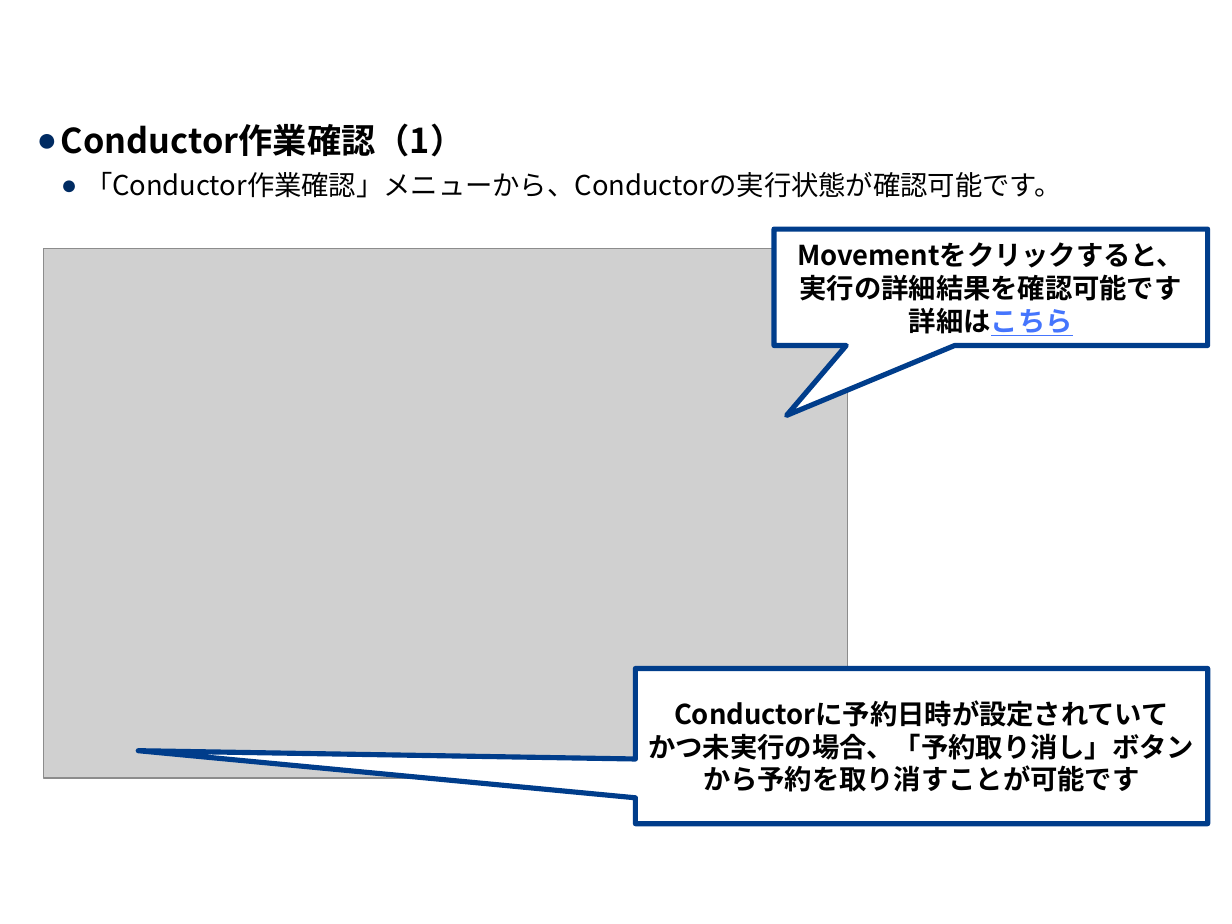
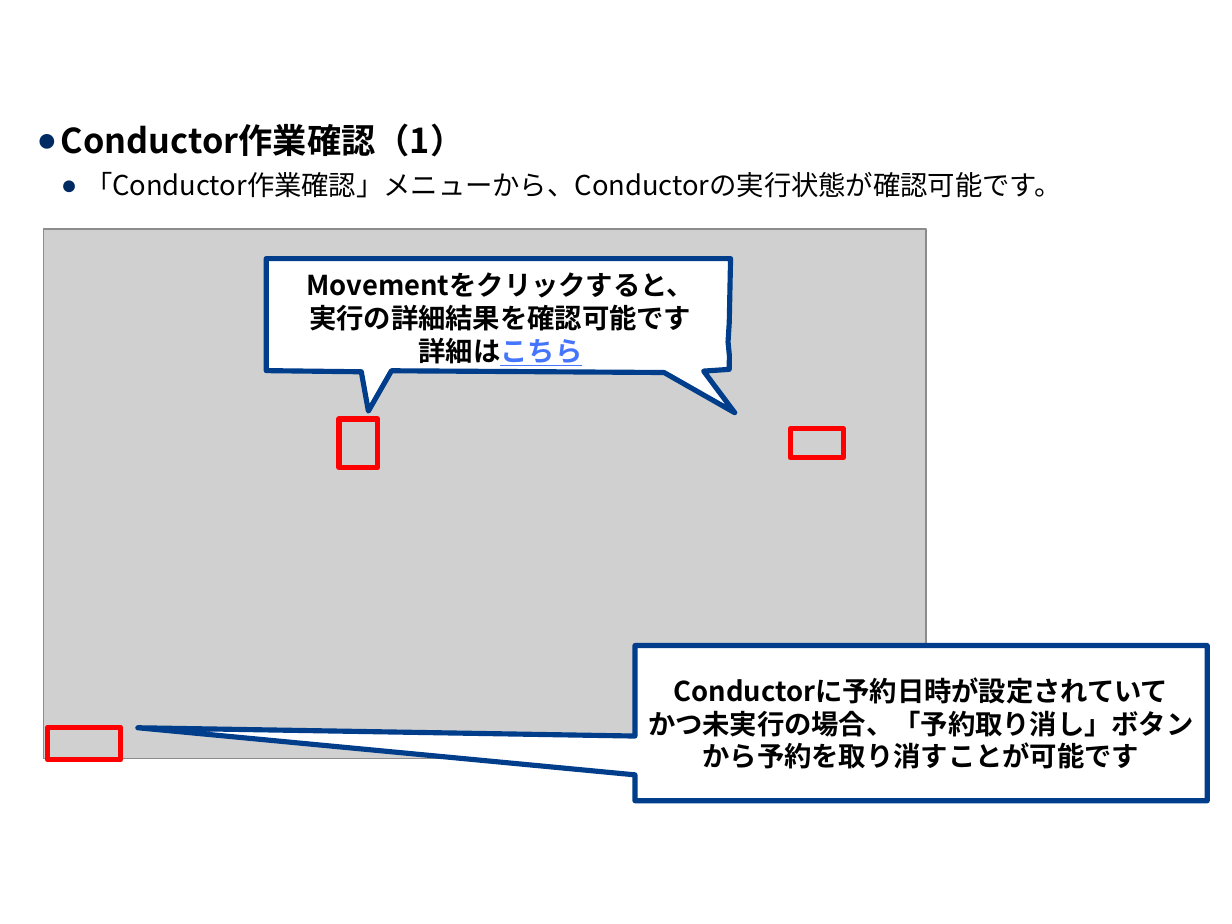
Before and after one commit to exastro-suite/it-automation-docs, a slide deck: slide 15 of asset/Learn_ja/ITA-Conductor_ja.pptx (slide 14 before the commit). Drawn at 1232x924 pixels with LibreOffice and Linux fonts; fonts in the diff are those of the drawing; grey boxes stand for pictures; background and template pictures are left out. Boxes give left, top, right and bottom in pixels: in the first picture for what was removed or moved away, otherwise in the second. Text is boxed around its words. In the diff, an @@ line names an element or a change of style, - is before the commit and + after.

```diff
--- a/asset/Learn_ja/ITA-Conductor_ja.pptx
+++ b/asset/Learn_ja/ITA-Conductor_ja.pptx
@@ picture: place and size @@
-picture at (43, 249, 848, 779)
+picture at (43, 229, 926, 759)
@@ speech box removed at (774, 229, 1207, 345) @@
-Movementをクリックすると、
-実行の詳細結果を確認可能です
-詳細はこちら
@@ freeform shape added at (266, 259, 734, 413), fill #FFFFFF, outline #003D8B 3 pt, 16 pt, text #000000, bold @@
+Movementをクリックすると、
+実行の詳細結果を確認可能です
+詳細はこちら
@@ rectangle added at (339, 419, 378, 467), outline #FF0000 3 pt @@
@@ rectangle added at (790, 429, 843, 457), outline #FF0000 3 pt @@
@@ speech box "Conductorに予約日時が設定されていて かつ未実行の場合、「予約取り消し」ボタン から予約を取り消すことが可能です": place and size @@
-speech box "Conductorに予約日時が設定されていて かつ未実行の場合、「予約取り消し」ボタン から予約を取り消すことが可能です" at (636, 669, 1209, 824)
+speech box "Conductorに予約日時が設定されていて かつ未実行の場合、「予約取り消し」ボタン から予約を取り消すことが可能です" at (634, 646, 1207, 801)
@@ rectangle added at (48, 727, 121, 759), outline #FF0000 3 pt @@
```
Also in this commit, not shown: 11 other slides changed, 1 slide added.
